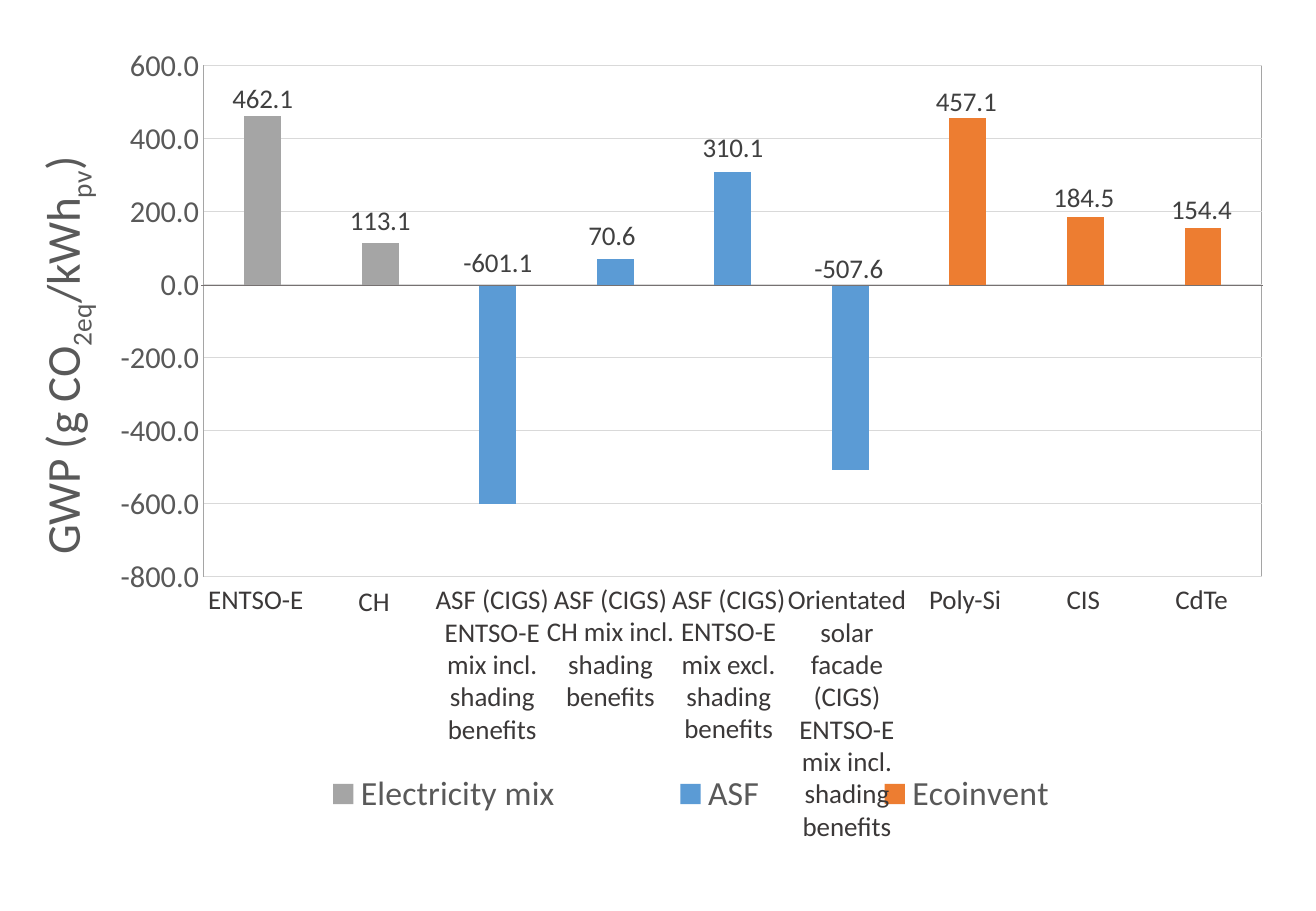
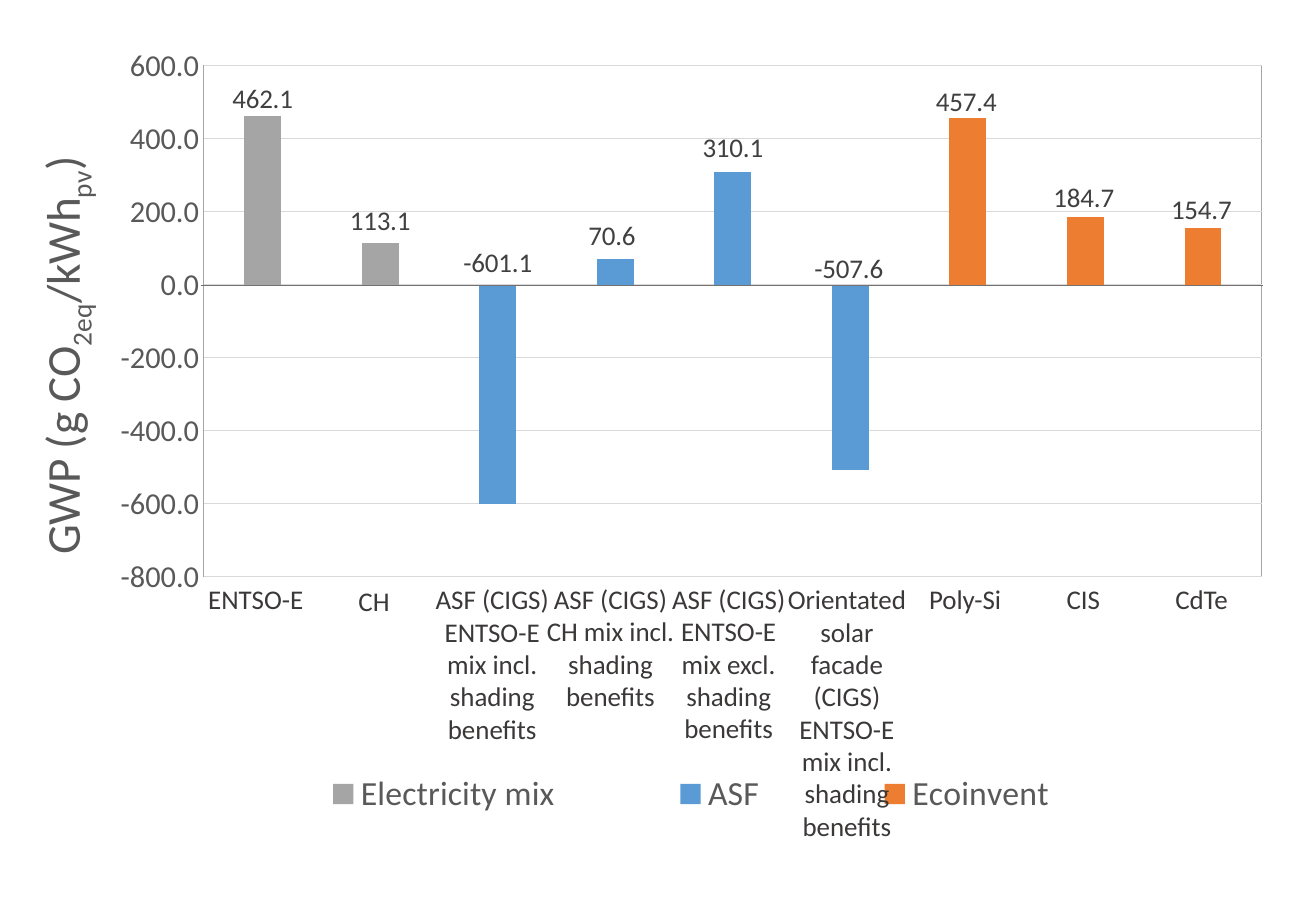
Before and after one commit to architecture-building-systems/LCA_Paper, a slide deck: slide 18 of elsarticle/Images/Thesis charts.pptx. Drawn at 1316x911 pixels with LibreOffice and Linux fonts; fonts in the diff are those of the drawing. Boxes give left, top, right and bottom in pixels: in the first picture for what was removed or moved away, otherwise in the second. Text is boxed around its words. In the diff, an @@ line names an element or a change of style, - is before the commit and + after.

```diff
--- a/elsarticle/Images/Thesis charts.pptx
+++ b/elsarticle/Images/Thesis charts.pptx
@@ column stacked chart at (x1=29, y1=45, x2=1286, y2=828) @@
@@ Ecoinvent, 7: 457.1 to 457.4 @@
@@ Ecoinvent, 8: 184.5 to 184.7 @@
@@ Ecoinvent, 9: 154.4 to 154.7 @@
```
Also in this commit, not shown: 2 other slides changed, 1 other file.
